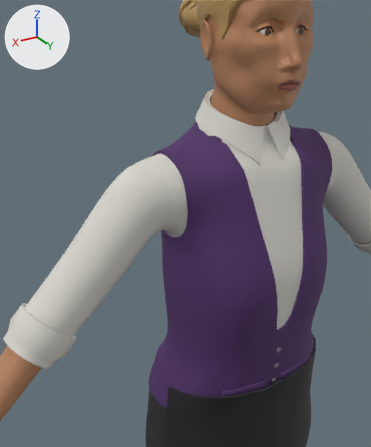
The glTF model game/assets/characters/char_club_bartender_b/char_club_bartender_b.glb, before and after one commit.
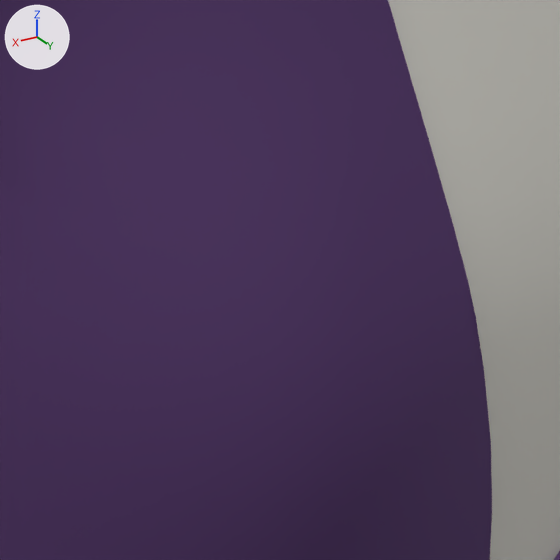
Each version appears first from a 50 mm lens placed at (0.531, 0.677, 1.62), pointed at (0.149, 0.041, 1.302), and next in a close-up on the part from 53% to 78% of the width and 51% to 71% of the height. Every picture has the same lights, and +X, +Y and +Z are marked at upper left. The last two pictures show the newer version. Vertices at exactly the same position are counted once.

Names of what the first close-up shows: 'Outfit'.
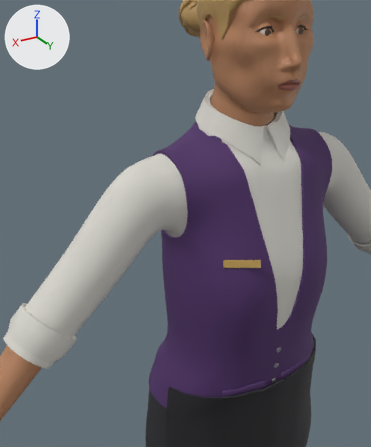
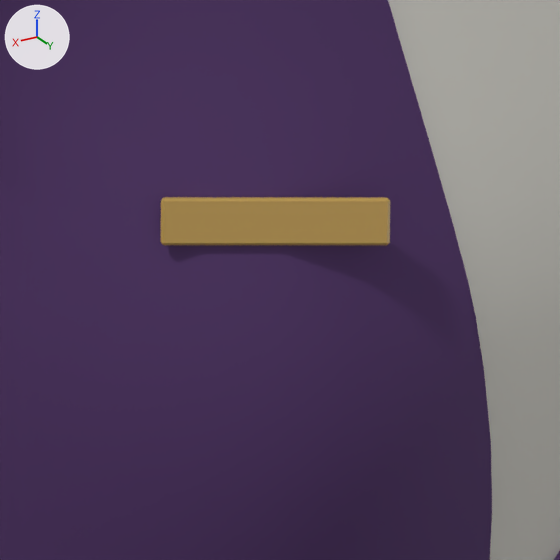
Location of each change, (x1, y1, x2, y2) in pixels of the close-ups (560 x 560 px):
'Gear', reshaped (not visible before)
    after: (160, 197, 390, 245)

Edits to the bpy script that builds the scene:
```text
Add mat_m_char_satin_gold:
    mat_m_char_satin_gold = principled_material('M_char_satin_gold')
    mat_m_char_satin_gold.base_color = (0.479, 0.301, 0.0762)  # orange #b8954e
    mat_m_char_satin_gold.roughness = 0.35
Change me_gear:
    used by ob_gear; location = (0.0, 0.0, 0.0)
    remove me_gear.from_pydata(...)  # 240 vertices, 464 faces; spans x -0.0053..0.0053, y 0.0934..0.1174, z 0.9384..1.0572
    add me_gear.from_pydata(...)  # 264 vertices, 508 faces; spans x -0.0053..0.1122, y 0.0907..0.1252, z 0.9384..1.25
    me_gear part 1: a new loose piece of 24 vertices spanning x 0.0595..0.1122, y 0.0907..0.1252, z 1.238..1.25, in mat_m_char_satin_gold (orange #b8954e)
    add me_gear.materials.append(mat_m_char_satin_gold)  # orange #b8954e
```
